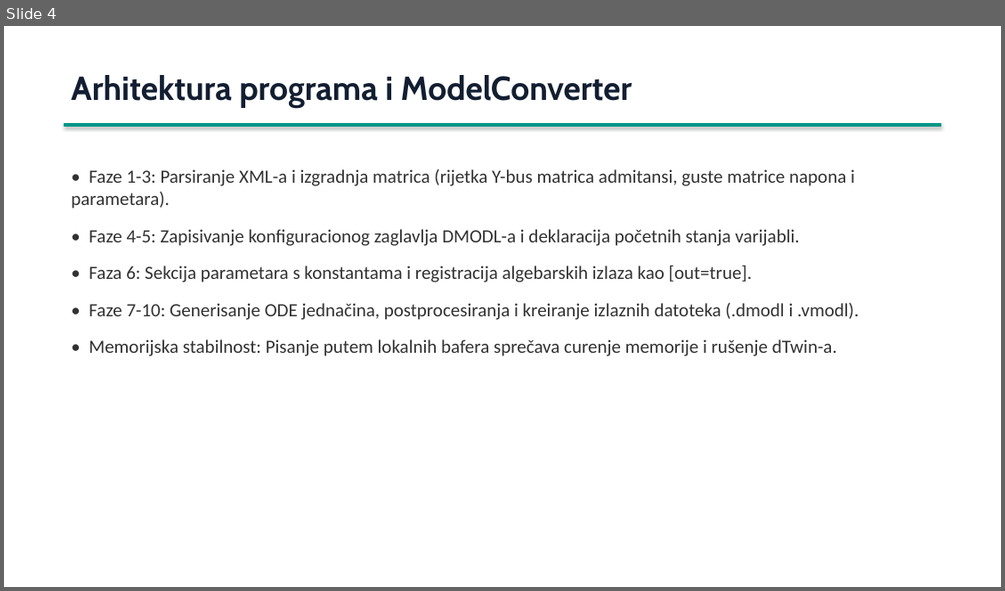
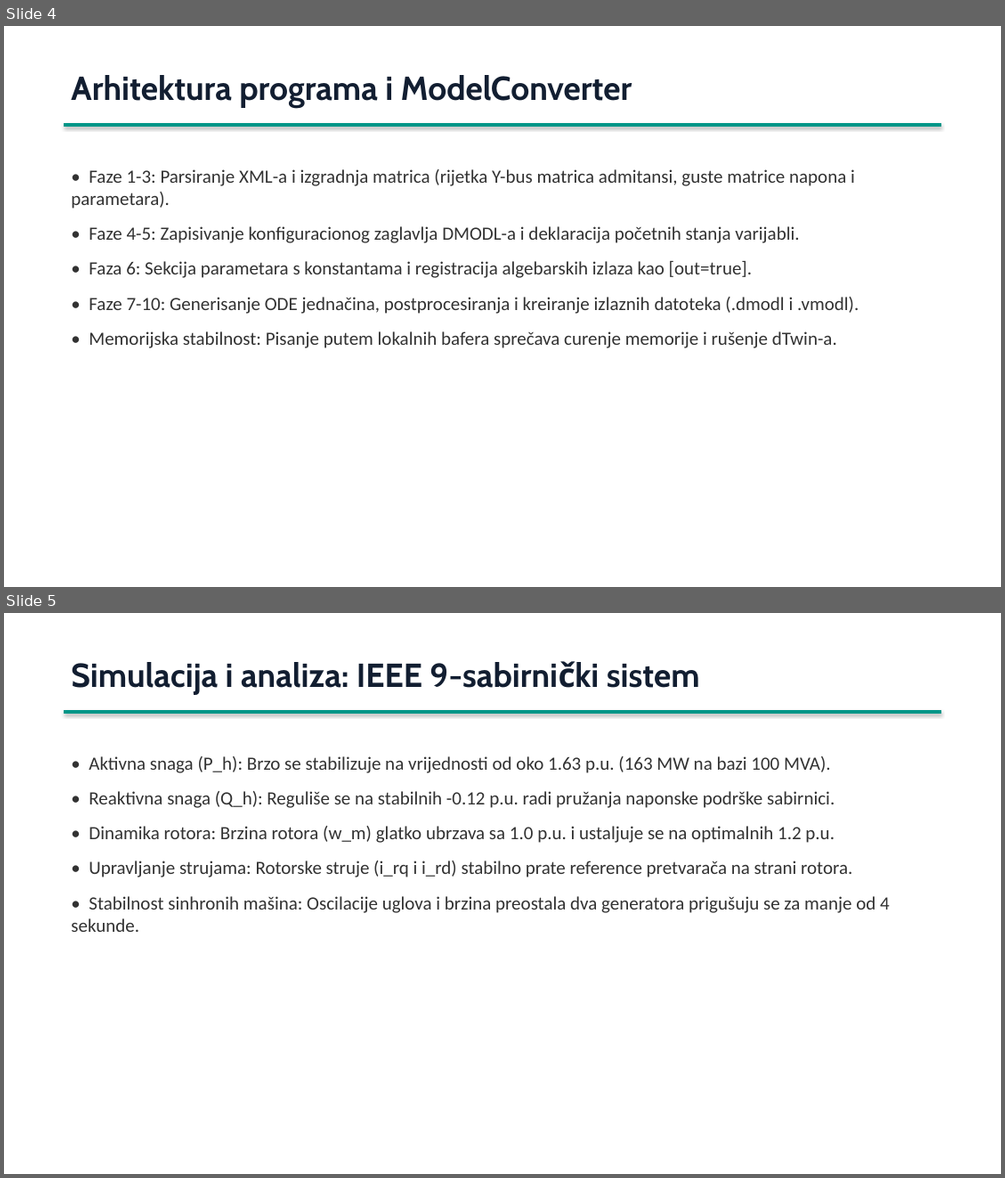
Before and after one commit to abudabiduba/SREES_2026_Gilic_VDFIG, a slide deck: presentation/DFIG_Presentation.pptx. Shown one above the other, each under a label of ours: slide 4 before the commit, slides 4 and 5 after it. The pictures are 1005x591 and 1005x1178 pixels, drawn with LibreOffice and Linux fonts; fonts in the diff are those of the drawing. Boxes give left, top, right and bottom in pixels: in the first picture for what was removed or moved away, otherwise in the second. Text is boxed around its words. In the diff, an @@ line names an element or a change of style, - is before the commit and + after.

```diff
--- a/presentation/DFIG_Presentation.pptx
+++ b/presentation/DFIG_Presentation.pptx
@@ slide 5 added at bbox=[4, 613, 1001, 1174], background #FFFFFF @@
@@ text added at bbox=[71, 662, 700, 694], 32 pt, text #121E31, bold @@
+Simulacija i analiza: IEEE 9-sabirnički sistem
@@ rectangle added at bbox=[64, 710, 941, 714], fill #009688, outline #009688 0.75 pt @@
@@ text added at bbox=[71, 756, 890, 932], 18 pt, text #323232 @@
+• Aktivna snaga (P_h): Brzo se stabilizuje na vrijednosti od oko 1.63 p.u. (163 MW na bazi 100 MVA).
+• Reaktivna snaga (Q_h): Reguliše se na stabilnih -0.12 p.u. radi pružanja naponske podrške sabirnici.
+• Dinamika rotora: Brzina rotora (w_m) glatko ubrzava sa 1.0 p.u. i ustaljuje se na optimalnih 1.2 p.u.
+• Upravljanje strujama: Rotorske struje (i_rq i i_rd) stabilno prate reference pretvarača na strani rotora.
+• Stabilnost sinhronih mašina: Oscilacije uglova i brzina preostala dva generatora prigušuju se za manje od 4 sekunde.
@@ slide 4 changed as well @@
@@ text "• Faze 1-3: Parsiranje XML-a ..." at bbox=[71, 169, 858, 348]: less space between paragraphs @@
```
Also in this commit, not shown: 6 other slides changed, 1 other slide added.
